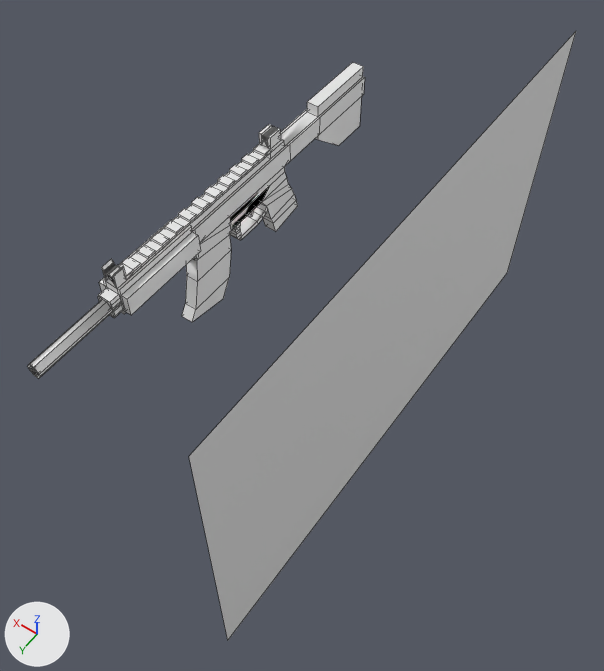
What one commit did to the FBX model autorifle.fbx.
Both versions are drawn from a 50 mm camera at (-552.0, 494.0, 822.0) aimed at (-171.0, -40.0, -16.0). Every picture has the same lights, and +X, +Y and +Z are marked at lower left. Mesh edges are drawn as thin lines.

Names of what the first picture shows: '02-088-07327-3', 'Cube'.
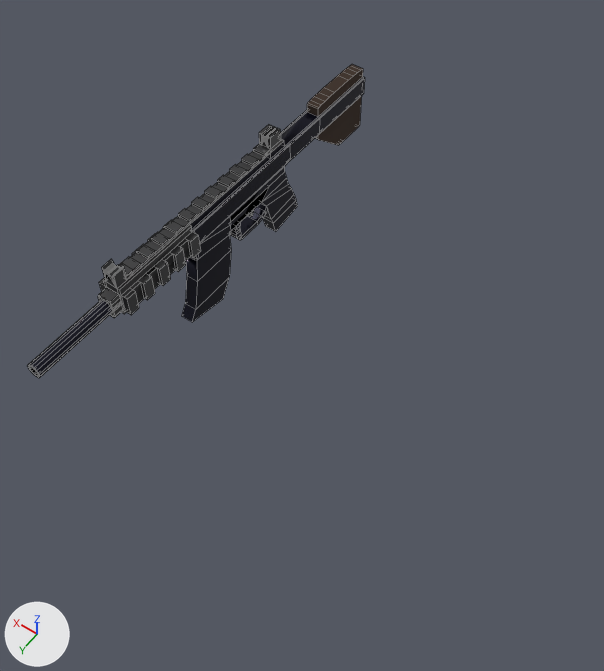
Commit message: Updated Rifle

Edits to the bpy script that builds the scene:
```text
Change mat_material:
    mat_material.base_color: (0.8, 0.8, 0.8) -> (0.00867, 0.00901, 0.0208)  # white #e7e7e7 -> black #171828
    mat_material.metallic: 0.0 -> 0.661
Add mat_material_004:
    mat_material_004 = principled_material('Material.004')
    mat_material_004.base_color = (0.0394, 0.0221, 0.0134)  # brown #38291f
    mat_material_004.roughness = 1.0
Add mat_material_001:
    mat_material_001 = principled_material('Material.001')
    mat_material_001.base_color = (0.0247, 0.0247, 0.0262)  # black #2c2c2d
Change me_cube:
    used by ob_cube; location = (0.0, -139.0, 35.0); rotation_euler = (0.0, 0.0, -3.142), in degrees (0, 0, -180); scale = (-9.39, -169.0, -14.6)
    remove me_cube.from_pydata(...)  # 513 vertices, 502 faces; spans x -2.4..2.4, y -1.67..2.18, z -5.8..8.35
    add me_cube.from_pydata(...)  # 742 vertices, 712 faces; spans x -2.4..2.4, y -1.67..2.18, z -5.8..8.35
    me_cube part 1
    16 vertices are removed from x -1.38..1.38, y -1.67..2.18, z -4.6..-1.46
    70 faces are deleted
    24 vertices move from x -1.38..1.38, y -1.67..2.18, z -4.6..2.68 to x -1.38..1.38, y -1.67..2.18, z -4.35..2.5
    70 vertices are added at x -1.38..1.38, y -1.67..1.5, z -4.6..2.68
    8 new vertices lie (0.0, -0.08, 0.0) away from vertices in x -2.4..2.4, y 1.41, z -3.46..-1.46
    12 new vertices lie (-0.51, 0.0, 0.0) away from vertices in x -1.38..2.4, y 0.66..1.41, z -3.46..-1.46
    11 new vertices lie (0.0, 0.08, 0.0) away from vertices in x -2.4..2.4, y 0.66, z -3.46..-1.46
    8 new vertices lie (0.0, -0.09, 0.0) away from vertices in x -1.89..1.89, y 1.33, z -3.46..-1.46
    7 new vertices lie (0.0, -0.08, 0.0) away from vertices in x -1.89..1.89, y 1.24, z -3.46..-1.46
    7 new vertices lie (0.0, -0.09, 0.0) away from vertices in x -1.89..1.89, y 1.16, z -3.46..-1.46
    7 new vertices lie (0.0, 0.08, 0.0) away from vertices in x -1.89..1.89, y 0.74, z -3.46..-1.46
    9 new vertices lie (-0.51, 0.0, 0.0) away from vertices in x -1.89..-1.38, y 0.74..1.24, z -3.46..-1.46
    8 new vertices lie (0.0, -0.08, 0.0) away from vertices in x -2.4..1.89, y 1.07..1.24, z -3.46..-1.46
    10 new vertices lie (0.51, 0.0, 0.0) away from vertices in x 1.38..1.89, y 0.82..1.24, z -3.46..-1.46
    10 new vertices lie (0.0, 0.09, 0.0) away from vertices in x -2.4..2.4, y 0.82, z -3.46..-1.46
    7 new vertices lie (0.0, 0.0, -2.0) away from vertices in x -2.4..2.4, y 0.82..1.07, z -1.46
    27 new vertices lie (2.0, 0.0, 0.0) away from vertices in x -1.0, y -1.67..-0.99, z -4.6..2.68
    16 new vertices lie (0.0, 0.68, 0.0) away from vertices in x -0.75..0.75, y 1.5, z -3.16..-1.77
    10 new vertices lie (0.0, 0.69, 0.0) away from vertices in x -1.38..1.38, y -1.67, z -3.41..-1.47
    12 new vertices lie (0.0, 0.42, 0.0) away from vertices in x -1.38..1.38, y -0.98, z -3.41..-1.46
    6 new vertices lie (0.0, 1.19, 0.0) away from vertices in x -1.38..1.38, y -0.56, z -3.46..-3.36
    129 new faces join them, mat_material (black #171828)
    33 new faces join them, mat_material_004 (brown #38291f)
    118 new faces join them, mat_material_001 (black #2b2b2d)
    me_cube part 2: 270 faces spanning x -1.38..1.38, y -0.51..1.5, z -5.8..-0.96 switch from mat_material (white #e7e7e7) to mat_material_001 (black #2b2b2d)
    me_cube part 3: 4 faces spanning x -1.0..1.0, y -1.67..-0.98, z -4.35..2.5 switch from mat_material (white #e7e7e7) to mat_material_004 (brown #38291f)
    add me_cube.materials.append(mat_material_002)  # black #000000
    add me_cube.materials.append(mat_material_003)  # dark grey #4e4e4e
Remove ob_02_088_07327_3:
    ob_02_088_07327_3 = bpy.data.objects.new('02-088-07327-3', me_02_088_07327_3)
```

Location of each change, [x1, y1, x2, y2] in pixels of the pictures (604 x 671 px):
'02-088-07327-3', deleted
    before: [189, 31, 576, 640]
'Cube', recoloured, surface changed, reshaped
    before: [28, 62, 365, 378]
    after: [28, 64, 365, 378]
part 1 of me_cube, built on
    before: [28, 62, 365, 378]
    after: [28, 64, 365, 378]
part 2 of me_cube, recoloured (white to grey)
    both: [98, 124, 284, 318]
part 3 of me_cube, recoloured
    both: [307, 104, 318, 138]
